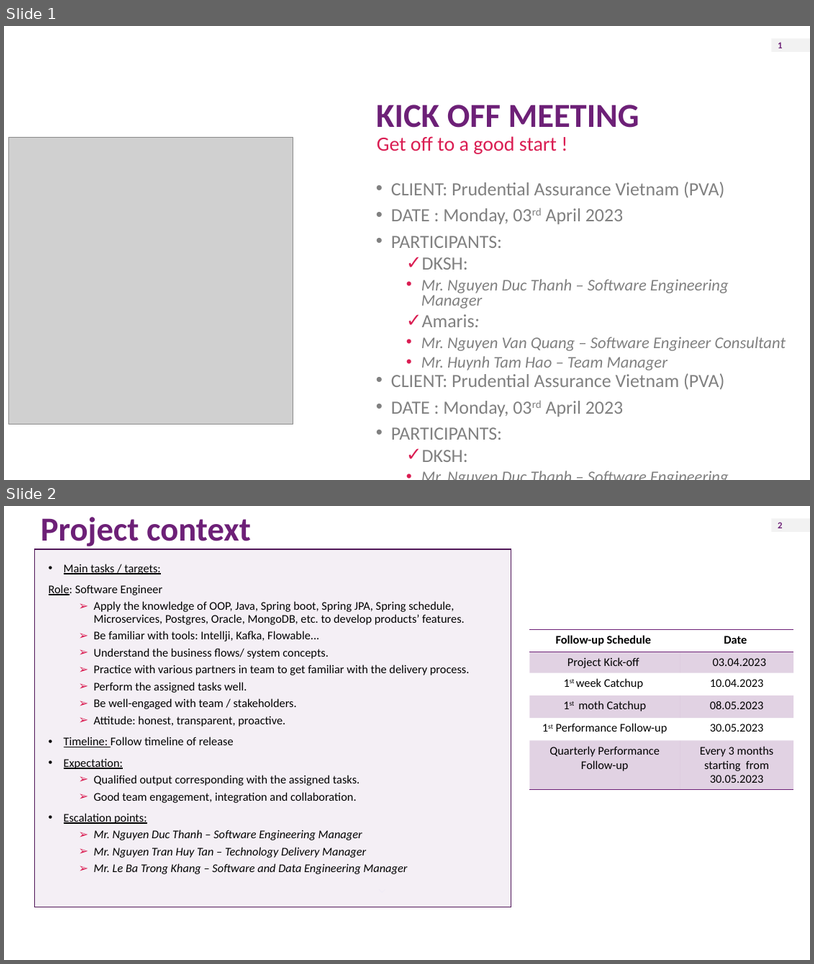
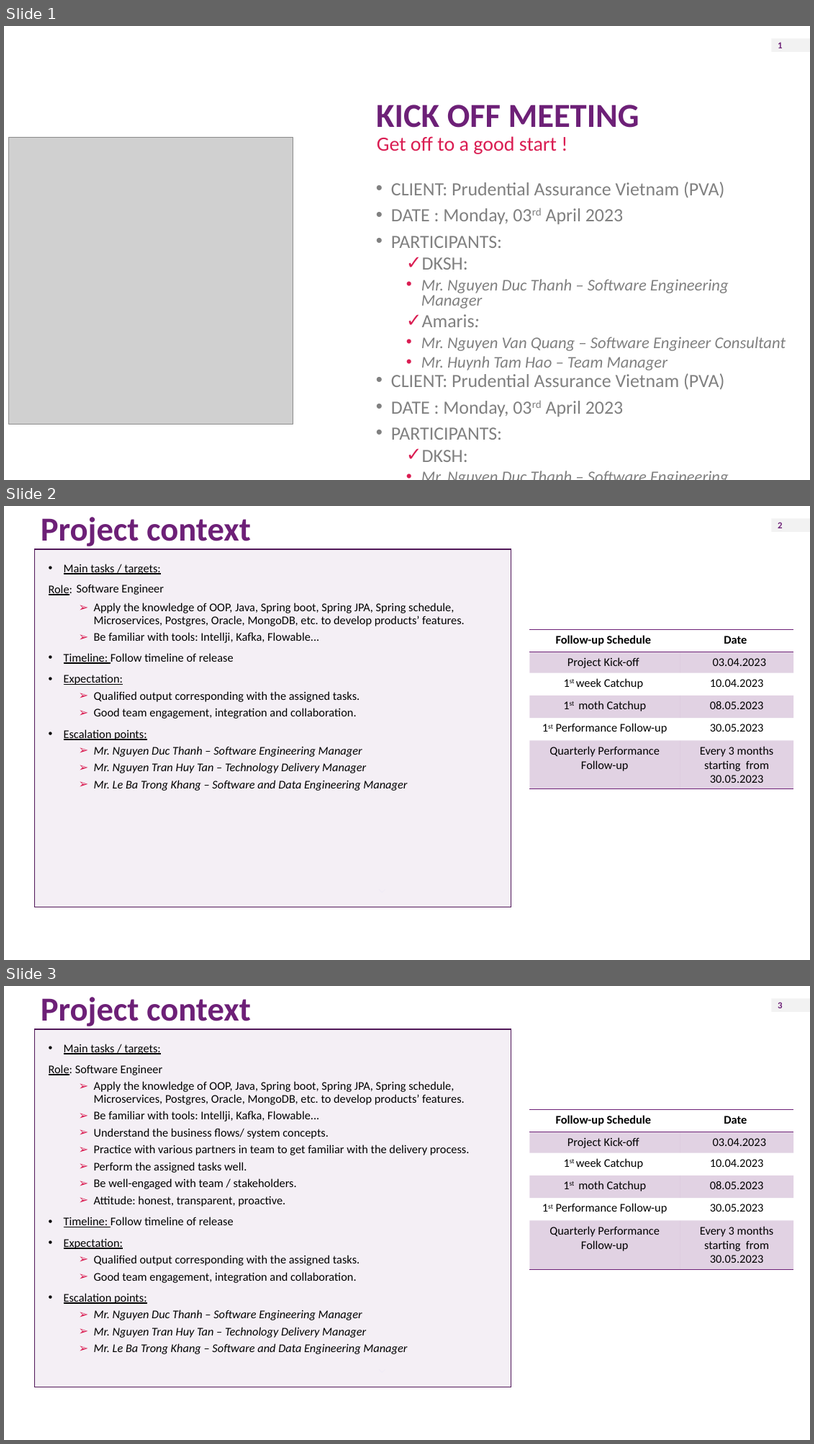
Before and after one commit to phongvanngo/template-manipulation, a slide deck: template-manipulation-spring/src/main/resources/template-files/[Java] Amaris & Prudential Kick-off Project_CS Name_DD.MM.YYYY copy.pptx. Shown one above the other, each under a label of ours: slides 1 and 2 before the commit, slides 1, 2 and 3 after it. The pictures are 814x964 and 814x1444 pixels, drawn with LibreOffice and Linux fonts; fonts in the diff are those of the drawing; grey boxes stand for pictures; background and template pictures are left out. Boxes give left, top, right and bottom in pixels: in the first picture for what was removed or moved away, otherwise in the second. Text is boxed around its words. In the diff, an @@ line names an element or a change of style, - is before the commit and + after.

```diff
--- a/template-manipulation-spring/src/main/resources/template-files/[Java] Amaris & Prudential Kick-off Project_CS Name_DD.MM.YYYY copy.pptx
+++ b/template-manipulation-spring/src/main/resources/template-files/[Java] Amaris & Prudential Kick-off Project_CS Name_DD.MM.YYYY copy.pptx
@@ slide 2 added at (4,506,810,960), background #FFFFFF; not listed: 2 template elements that a slide beside it also shows @@
@@ title added at (41,517,251,549), 40 pt, text #6D2077, bold @@
+Project context
@@ rectangle added at (34,549,511,906), fill #6D2077 at 7% opacity, outline #511858 1 pt @@
@@ text added at (49,564,160,595), 14 pt, text #000000, underline @@
+• Main tasks / targets:
+Role:
@@ text added at (77,584,164,595), 14 pt, text #000000 @@
+Software Engineer
@@ text added at (94,602,465,643), 14 pt, text #000000 @@
+  ➢ Apply the knowledge of OOP, Java, Spring boot, Spring JPA, Spring schedule, Microservices, Postgres, Oracle, MongoDB, etc. to develop products’ features.
+  ➢ Be familiar with tools: Intellji, Kafka, Flowable...
@@ table added at (530,629,794,788), 6 rows, 2 columns @@
+Follow-up Schedule | Date
+Project Kick-off | 03.04.2023
+1st week Catchup | 10.04.2023
+1st moth Catchup | 08.05.2023
+1st Performance Follow-up | 30.05.2023
+Quarterly Performance Follow-up | Every 3 months starting from 30.05.2023
@@ text added at (64,653,407,790), 14 pt, text #000000 @@
+• Timeline: Follow timeline of release
+• Expectation:
+  ➢ Qualified output corresponding with the assigned tasks.
+  ➢ Good team engagement, integration and collaboration.
+• Escalation points:
+  ➢ Mr. Nguyen Duc Thanh – Software Engineering Manager
+  ➢ Mr. Nguyen Tran Huy Tan – Technology Delivery Manager
+  ➢ Mr. Le Ba Trong Khang – Software and Data Engineering Manager
@@ freeform shape added at (379,889,385,892), fill #F7F9FF @@
@@ what was slide 2 is now slide 3 @@
```
Also in this commit, not shown: 3 other files.
